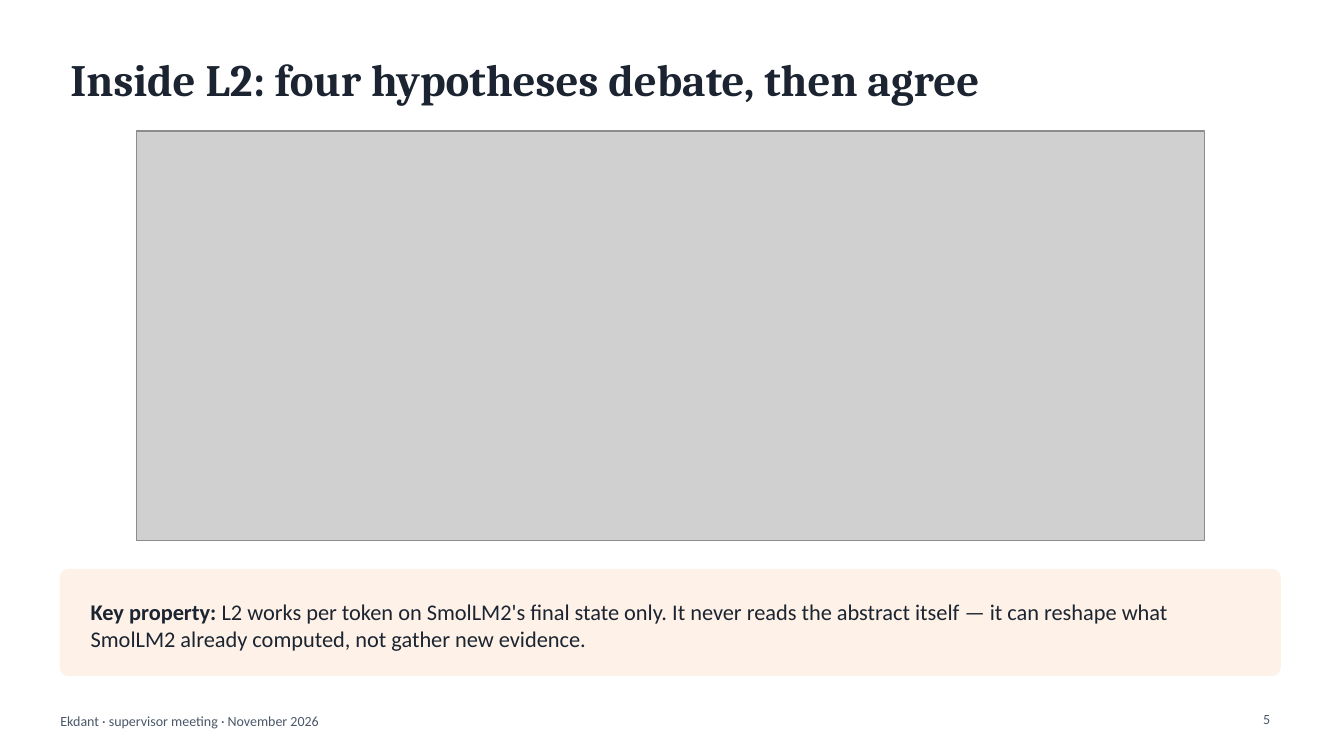
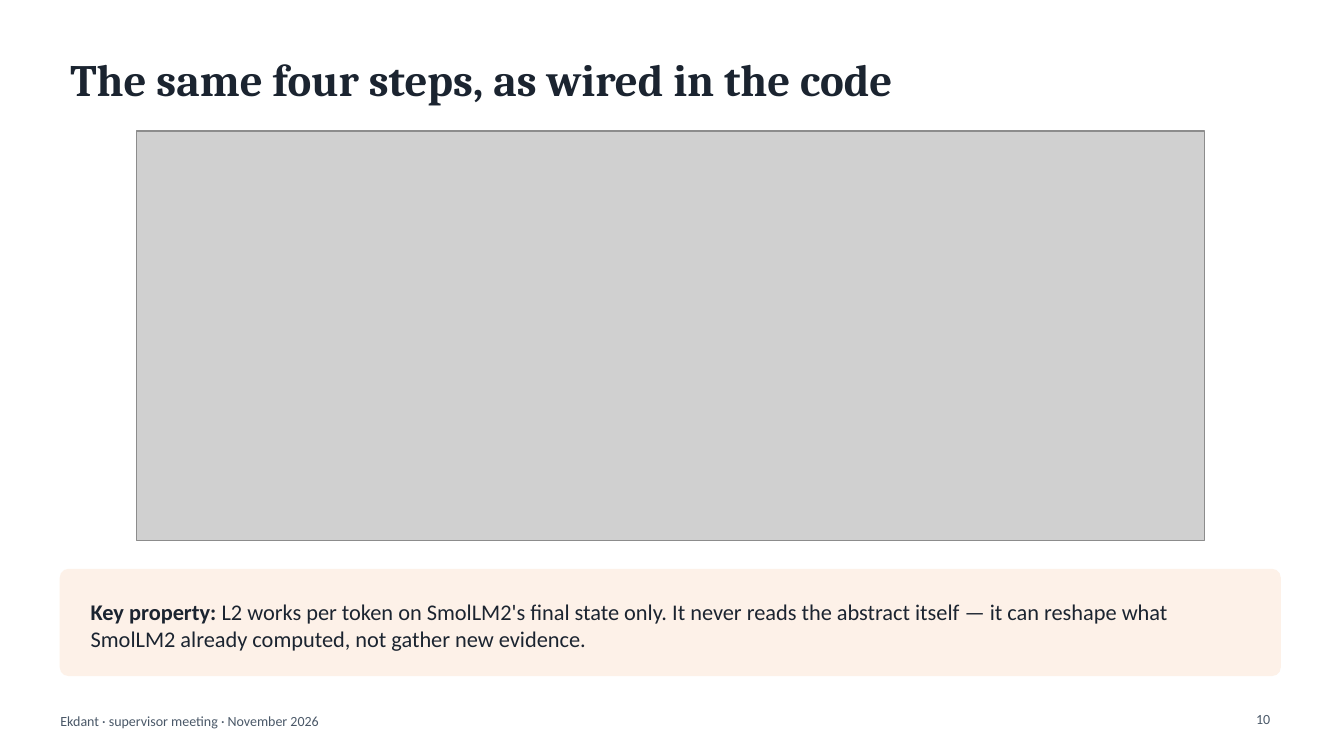
Before and after one commit to N0t-Harshil/Ekdant-LLM, a slide deck: slide 10 of 08-Thesis/report/Ekdant_Supervisor_Meeting.pptx (slide 5 before the commit). Drawn at 1344x756 pixels with LibreOffice and Linux fonts; fonts in the diff are those of the drawing; grey boxes stand for pictures. Boxes give left, top, right and bottom in pixels: in the first picture for what was removed or moved away, otherwise in the second. Text is boxed around its words. In the diff, an @@ line names an element or a change of style, - is before the commit and + after.

```diff
--- a/08-Thesis/report/Ekdant_Supervisor_Meeting.pptx
+++ b/08-Thesis/report/Ekdant_Supervisor_Meeting.pptx
@@ title at [70, 64, 892, 106]: text changed @@
-Inside L2: four hypotheses debate, then agree
+The same four steps, as wired in the code
@@ page number at [1256, 715, 1270, 724]: text changed @@
-5
+10
```
Also in this commit, not shown: 6 other slides changed, 7 slides added, 4 other files.
